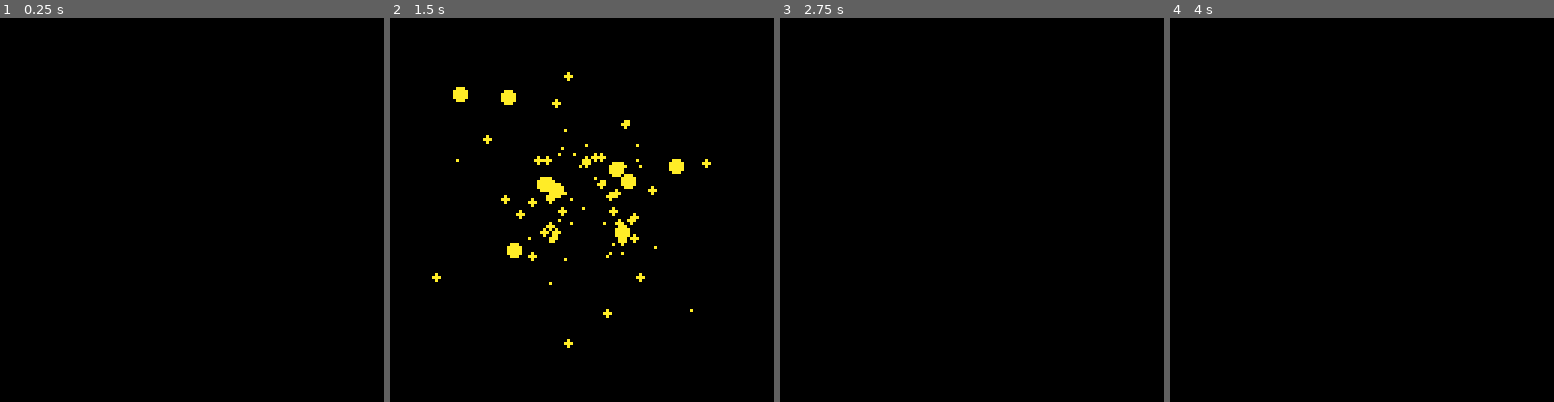
Above: before the commit, frames 1-4 (left to right).
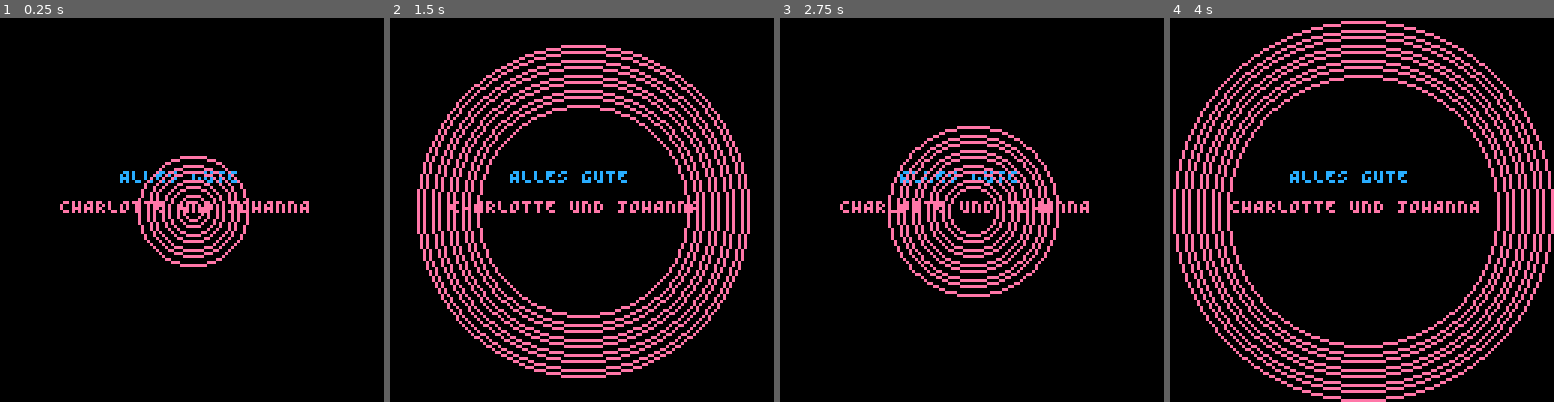
Above: after the commit, the same moments.

Repository: theGEBIRGE/BARBARA
Game: PICO-8 cartridge barbara.p8
Same seed, same stepped clock (60 frames per second), same inputs: the game is played once before the commit and once after it.
Inputs:
- Up to frame 1 (0.25 s): no input
- Up to frame 2 (1.5 s): tap X (X key) at 0.33, 1.07 s
- Up to frame 3 (2.75 s): tap X (X key) at 1.85 s; hold Up 2.15-2.42 s
- Up to frame 4 (4 s): tap X (X key) at 2.97 s; hold Down 3.63-3.97 s

The runs differ from the first frame. In frame 1, 3.5% of the frame differs, in the area x 15-81%, y 35-65%; in frame 2, 17%, in the area x 7-94%, y 7-94%; in frame 3, 6.5%; in frame 4, 16%.

Commit message:
Create small credits scene

Diff:
--- a/barbara.p8
+++ b/barbara.p8
@@ -7,7 +7,7 @@
 function _init()
   init_globals()
   init_objects()
-  change_scene("POST_CASTLE")
+  change_scene("CREDITS")
 end
 
 function init_globals()
@@ -411,9 +411,8 @@
       -- create an explosion every second.
       -- change scene if there are no more left.
       if(time() - self.t > 1) then
-        if (not self.fireworks
-        [self.curr_firework]) then
-          change_scene("START")
+        if (not self.fireworks[self.curr_firework]) then
+          change_scene("CREDITS")
           return
         end
         self:explode(unpack(self.fireworks[self.curr_firework]))
@@ -467,6 +466,30 @@
             end
           end
       end
+    end
+  }
+  scenes["CREDITS"] = {
+    init = function(self)
+      self.radii = {-10, -7.5, -5, -2.5, 0, 2.5, 5, 7.5, 10}
+      self.r = 0
+    end,
+    update = function(self)
+      for i=1, #self.radii do
+        local r = self.radii[i]
+        if (r > 64) then
+          r = 0
+        else
+          r += 0.5
+        end
+
+        self.radii[i] = r
+      end
+    end,
+    draw = function(self)
+      cls()
+      print("ALLES GUTE", 40, 50, 12)
+      print("CHARLOTTE UND JOHANNA", 20, 60, 14)
+      foreach(self.radii, function(r) circ(64, 64, r) end)
     end
   }
 end
Not shown, changed: barbara.js
